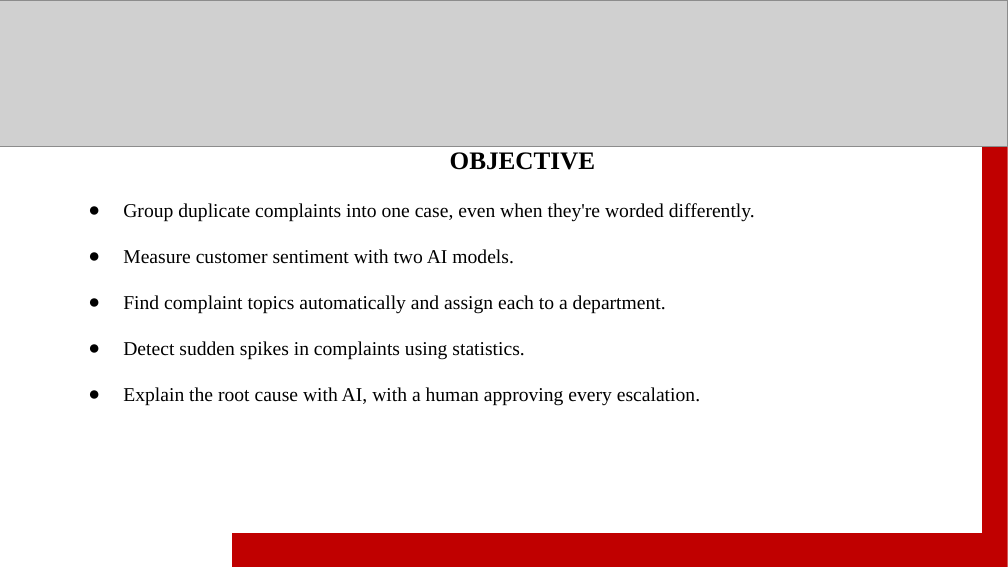
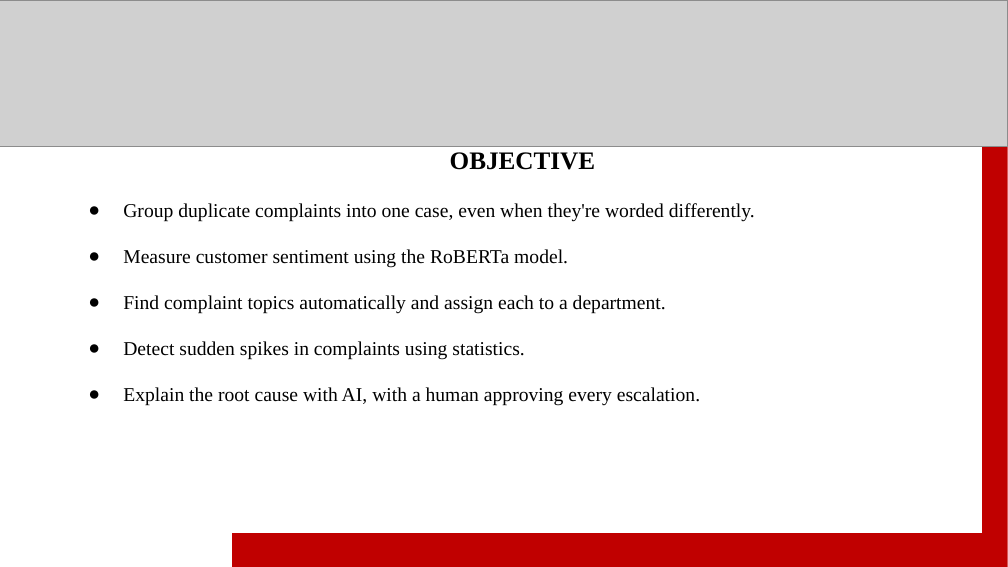
Before and after one commit to sanyyyyoo/InsightDesk, a slide deck: slide 7 of reports/ppt/InsightDesk_final.pptx. Drawn at 1008x567 pixels with LibreOffice and Linux fonts; fonts in the diff are those of the drawing; grey boxes stand for pictures. Boxes give left, top, right and bottom in pixels: in the first picture for what was removed or moved away, otherwise in the second. Text is boxed around its words. In the diff, an @@ line names an element or a change of style, - is before the commit and + after.

```diff
--- a/reports/ppt/InsightDesk_final.pptx
+++ b/reports/ppt/InsightDesk_final.pptx
@@ text at (123, 249, 568, 268): text changed @@
-● Measure customer sentiment with two AI models.
+● Measure customer sentiment using the RoBERTa model.
```
Also in this commit, not shown: 5 other slides changed, 2 other files.
